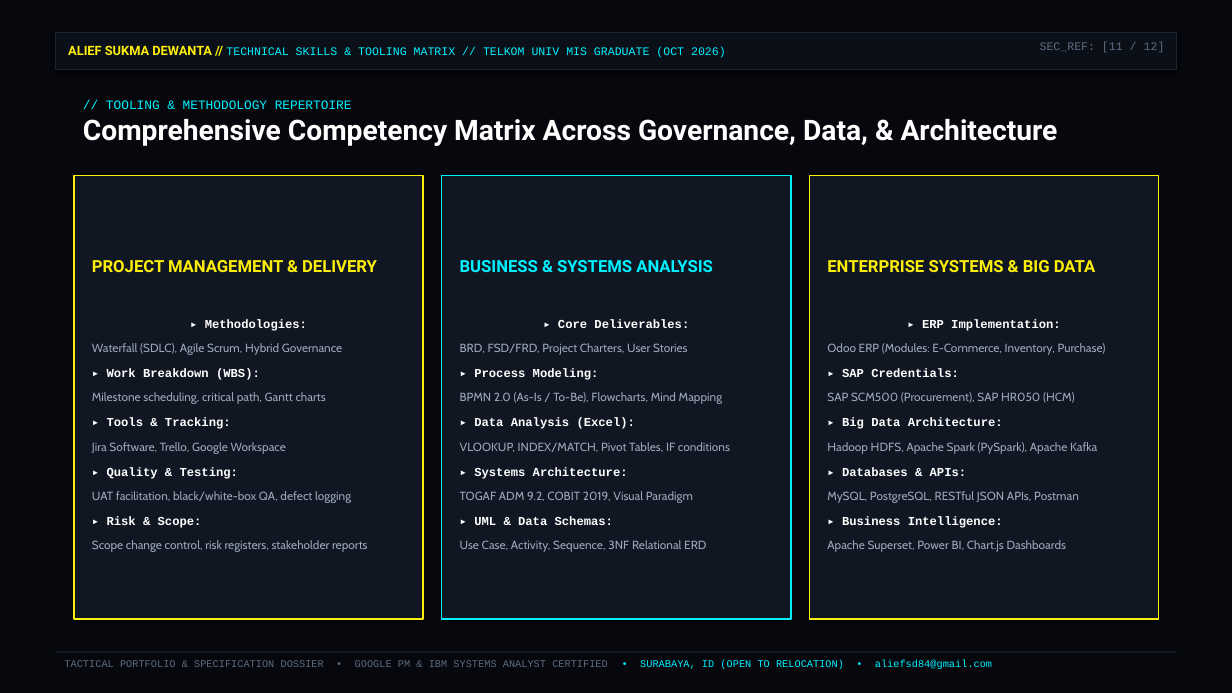
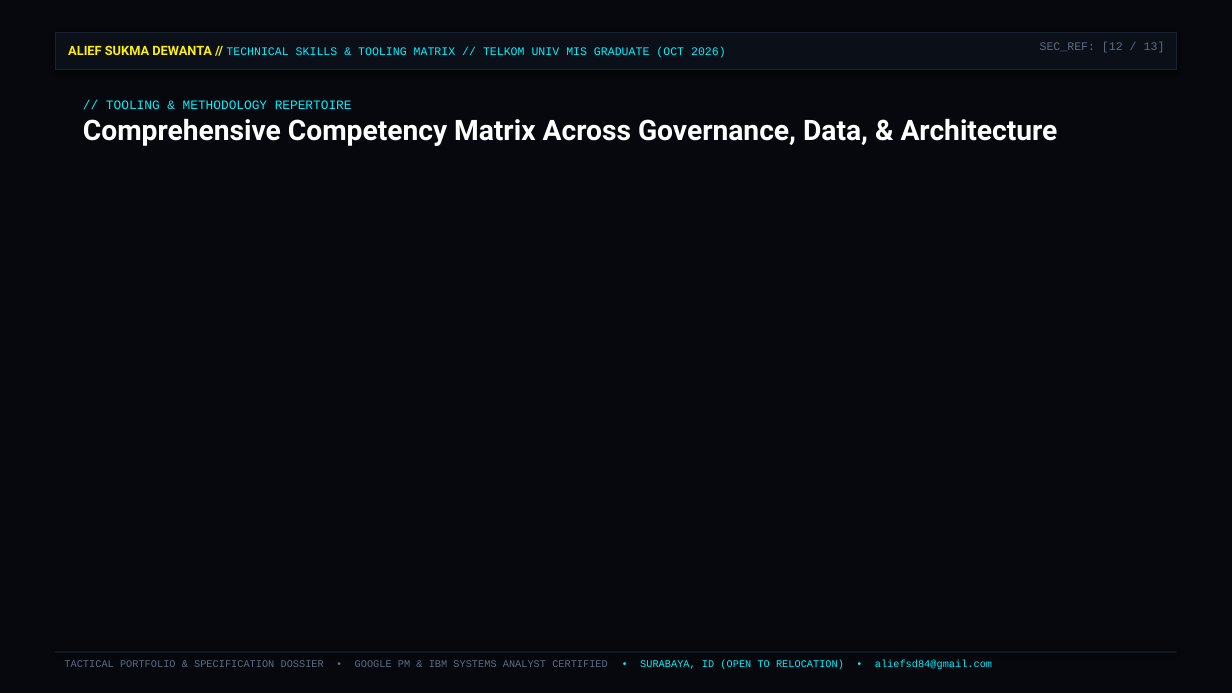
Before and after one commit to Yaboialip/Portfolio-Web-, a slide deck: slide 12 of assets/Alief_Sukma_Dewanta_Portfolio.pptx (slide 11 before the commit). Drawn at 1232x693 pixels with LibreOffice and Linux fonts; fonts in the diff are those of the drawing. Boxes give left, top, right and bottom in pixels: in the first picture for what was removed or moved away, otherwise in the second. Text is boxed around its words. In the diff, an @@ line names an element or a change of style, - is before the commit and + after.

```diff
--- a/assets/Alief_Sukma_Dewanta_Portfolio.pptx
+++ b/assets/Alief_Sukma_Dewanta_Portfolio.pptx
@@ text at [1040, 42, 1165, 53]: text changed @@
-SEC_REF: [11 / 12]
+SEC_REF: [12 / 13]
@@ rectangle removed at [74, 176, 423, 619] @@
-PROJECT MANAGEMENT & DELIVERY
-▸ Methodologies:
-Waterfall (SDLC), Agile Scrum, Hybrid Governance
-▸ Work Breakdown (WBS):
-Milestone scheduling, critical path, Gantt charts
-▸ Tools & Tracking:
-Jira Software, Trello, Google Workspace
-▸ Quality & Testing:
-UAT facilitation, black/white-box QA, defect logging
-▸ Risk & Scope:
-Scope change control, risk registers, stakeholder reports
@@ rectangle removed at [442, 176, 791, 619] @@
-BUSINESS & SYSTEMS ANALYSIS
-▸ Core Deliverables:
-BRD, FSD/FRD, Project Charters, User Stories
-▸ Process Modeling:
-BPMN 2.0 (As-Is / To-Be), Flowcharts, Mind Mapping
-▸ Data Analysis (Excel):
-VLOOKUP, INDEX/MATCH, Pivot Tables, IF conditions
-▸ Systems Architecture:
-TOGAF ADM 9.2, COBIT 2019, Visual Paradigm
-▸ UML & Data Schemas:
-Use Case, Activity, Sequence, 3NF Relational ERD
@@ rectangle removed at [810, 176, 1159, 619] @@
-ENTERPRISE SYSTEMS & BIG DATA
-▸ ERP Implementation:
-Odoo ERP (Modules: E-Commerce, Inventory, Purchase)
-▸ SAP Credentials:
-SAP SCM500 (Procurement), SAP HR050 (HCM)
-▸ Big Data Architecture:
-Hadoop HDFS, Apache Spark (PySpark), Apache Kafka
-▸ Databases & APIs:
-MySQL, PostgreSQL, RESTful JSON APIs, Postman
-▸ Business Intelligence:
-Apache Superset, Power BI, Chart.js Dashboards
```
Also in this commit, not shown: 11 other slides changed, 1 slide added, 6 other files.
